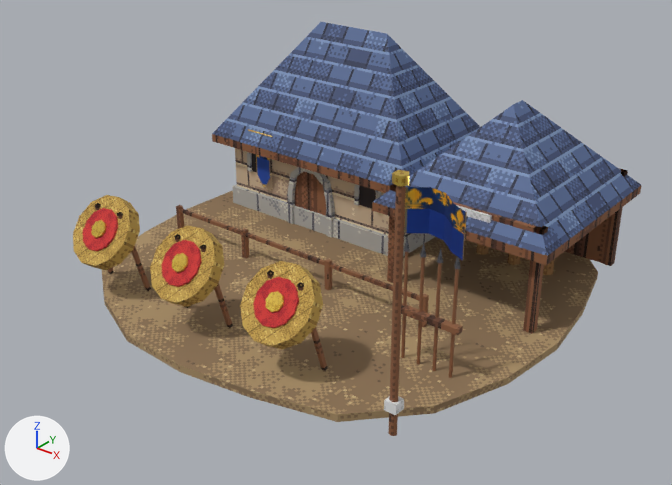
One commit to the Blender file art_source/blender/franks/archery_range.blend: the scene before it, then after it.
The view is the same before and after, from a 50 mm camera at (5.85, -7.54, 5.01) aimed at (0.12, -0.38, 0.57). Every picture has the same lights, and +X, +Y and +Z are marked at lower left. The older version comes first.

Objects in the first picture: 'franks_archery_range'.
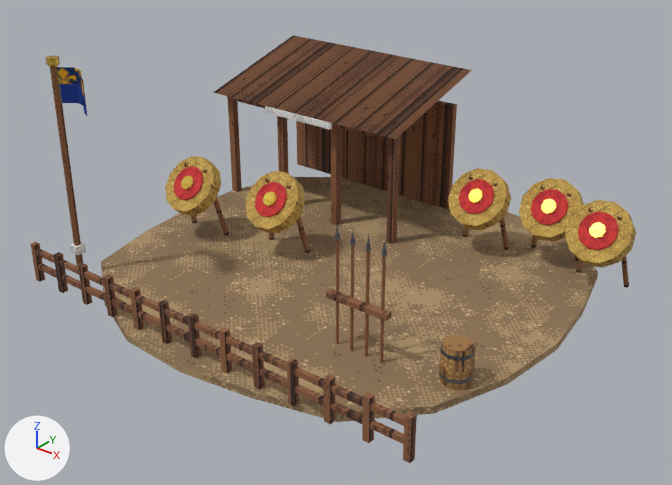
Where the change shows, as pixel boxes [x1, y1, x2, y2] in the pictures (672 x 485 px; the box of a moved part takes in the faces that stretch with it):
'franks_archery_range', reshaped (6% wider): before [73, 22, 642, 436]; after [31, 35, 636, 463]
part 1 of me_franks_archery_range, moved or reshaped: before [267, 270, 274, 348]; after [463, 175, 474, 237]
part 2 of me_franks_archery_range, moved or reshaped: before [297, 282, 328, 371]; after [493, 182, 509, 250]
part 3 of me_franks_archery_range, moved or reshaped: before [256, 265, 323, 350]; after [462, 180, 511, 230]
part 4 of me_franks_archery_range, moved or reshaped: before [240, 261, 314, 346]; after [448, 168, 506, 226]
part 5 of me_franks_archery_range, moved or reshaped: before [263, 282, 299, 328]; after [467, 187, 495, 214]
part 6 of me_franks_archery_range, moved or reshaped: before [253, 277, 298, 328]; after [459, 179, 494, 214]
part 7 of me_franks_archery_range, moved or reshaped: before [265, 291, 283, 312]; after [468, 188, 483, 203]
part 8 of me_franks_archery_range, moved or reshaped: before [200, 244, 233, 328]; after [531, 185, 546, 248]
part 9 of me_franks_archery_range, moved or reshaped: before [174, 234, 190, 308]; after [567, 192, 578, 261]
part 10 of me_franks_archery_range, moved or reshaped: before [163, 229, 224, 307]; after [527, 190, 584, 242]
part 11 of me_franks_archery_range, moved or reshaped: before [150, 225, 215, 303]; after [519, 178, 581, 237]
part 12 of me_franks_archery_range, moved or reshaped: before [169, 243, 202, 287]; after [537, 198, 568, 225]
part 13 of me_franks_archery_range, moved or reshaped: before [162, 240, 200, 286]; after [531, 189, 568, 225]
part 14 of me_franks_archery_range, moved or reshaped: before [172, 253, 187, 272]; after [541, 199, 556, 214]
part 15 of me_franks_archery_range, moved or reshaped: before [117, 212, 151, 291]; after [576, 207, 593, 272]
part 16 of me_franks_archery_range, deleted (blue): before [83, 22, 642, 436]
part 17 of me_franks_archery_range, reshaped: before [73, 195, 459, 378]; after [31, 35, 475, 463]
part 18 of me_franks_archery_range, added: after [565, 200, 636, 288]

Diff of the bpy script that builds the scene:
```diff
--- a/art_source/blender/franks/archery_range.blend.py
+++ b/art_source/blender/franks/archery_range.blend.py
@@ me_franks_archery_range @@
-me_franks_archery_range.from_pydata(...)  # 1592 vertices, 476 faces; spans x -2.67..2.84, y -2.61..2.61, z 0.0..2.46
+me_franks_archery_range.from_pydata(...)  # 1465 vertices, 457 faces; spans x -2.75..2.76, y -2.61..2.61, z 0.0..2.56
+# me_franks_archery_range part 1: the loose piece of 8 vertices spanning x 0.46..0.64, y -1.99..-1.78, z 0.07..1.03 is scaled about its middle by (0.908, 1, 0.932), then moved by (0.12, 3.35, -0.03)
+# me_franks_archery_range part 2: the loose piece of 8 vertices spanning x 0.96..1.14, y -1.99..-1.78, z 0.07..1.03 is scaled about its middle by (0.908, 1, 0.932), then moved by (0.07, 3.35, -0.03)
+# me_franks_archery_range part 3: the loose piece of 24 vertices spanning x 0.4..1.2, y -2.35..-1.72, z 0.41..1.12 is scaled about its middle by (0.9, 0.91, 0.905), then moved by (0.1, 3.35, -0.04)
+# me_franks_archery_range part 4: the loose piece of 12 vertices spanning x 0.4..1.2, y -2.35..-1.84, z 0.51..1.12 is scaled about its middle by 0.9, then moved by (0.1, 3.35, -0.04)
+# me_franks_archery_range part 5: the loose piece of 24 vertices spanning x 0.56..1.04, y -2.26..-1.94, z 0.64..1.01 is scaled about its middle by 0.9, then moved by (0.1, 3.35, -0.04)
+# me_franks_archery_range part 6: the loose piece of 12 vertices spanning x 0.56..1.04, y -2.26..-1.96, z 0.65..1.01 is scaled about its middle by 0.9, then moved by (0.1, 3.35, -0.04)
+# me_franks_archery_range part 7: the loose piece of 8 vertices spanning x 0.7..0.9, y -2.19..-2.06, z 0.77..0.92 is moved by (0.1, 3.35, -0.04)
+# me_franks_archery_range part 8: the loose piece of 8 vertices spanning x -0.29..-0.11, y -1.99..-1.78, z 0.07..1.03 is multiplied about its middle by the matrix ((0.896, -0.024, 0.263), (0.028, 0.934, -0.008), (-0.263, 0.015, 0.896)), then moved by (1.67, 3.6, -0.03)
+# me_franks_archery_range part 9: the loose piece of 8 vertices spanning x -0.79..-0.61, y -1.99..-1.78, z 0.07..1.03 is multiplied about its middle by the matrix ((0.896, 0.021, -0.264), (-0.025, 0.934, -0.008), (0.263, 0.015, 0.896)), then moved by (2.62, 3.6, -0.03)
+# me_franks_archery_range part 10: the loose piece of 24 vertices spanning x -0.85..-0.05, y -2.35..-1.72, z 0.41..1.12 is scaled about its middle by (0.9, 0.91, 0.905), then moved by (2.15, 3.6, -0.04)
+# me_franks_archery_range part 11: the loose piece of 12 vertices spanning x -0.85..-0.05, y -2.35..-1.84, z 0.51..1.12 is scaled about its middle by 0.9, then moved by (2.15, 3.6, -0.04)
+# me_franks_archery_range part 12: the loose piece of 24 vertices spanning x -0.69..-0.21, y -2.26..-1.94, z 0.64..1.01 is scaled about its middle by 0.9, then moved by (2.15, 3.6, -0.04)
+# me_franks_archery_range part 13: the loose piece of 12 vertices spanning x -0.69..-0.21, y -2.26..-1.96, z 0.65..1.01 is scaled about its middle by 0.9, then moved by (2.15, 3.6, -0.04)
+# me_franks_archery_range part 14: the loose piece of 8 vertices spanning x -0.55..-0.35, y -2.19..-2.06, z 0.77..0.92 is moved by (2.15, 3.6, -0.04)
+# me_franks_archery_range part 15: the loose piece of 8 vertices spanning x -1.54..-1.36, y -1.99..-1.78, z 0.07..1.03 is multiplied about its middle by the matrix ((0.896, -0.024, 0.263), (0.028, 0.934, -0.008), (-0.263, 0.015, 0.896)), then moved by (3.62, 3.35, -0.03)
+# me_franks_archery_range part 16: 262 loose pieces with 1192 vertices, spanning x -2.5..2.84, y -2.32..2.35, z 0.07..2.46, are deleted
+# me_franks_archery_range part 17: 44 vertices removed from x -2.1..2.14, y -2.35..-1.15, z 0.08..1.23; 973 vertices added at x -2.75..2.54, y -2.43..2.25, z 0.07..2.56
+# me_franks_archery_range part 18: 136 vertices added at x 2.04..2.76, y 1.03..1.61, z 0.07..1.05
+# other edits to the shape of me_franks_archery_range do not show in these pictures
 me_franks_archery_range.materials.append(mat_pe_dirt)
-me_franks_archery_range.materials.append(mat_pe_stonegrey)  # picture img_pe_stonegrey
-me_franks_archery_range.materials.append(mat_pe_stonewarm)  # picture img_pe_stonewarm
-me_franks_archery_range.materials.append(mat_pe_window)  # picture img_pe_window
 me_franks_archery_range.materials.append(mat_pe_wooddark)
```
